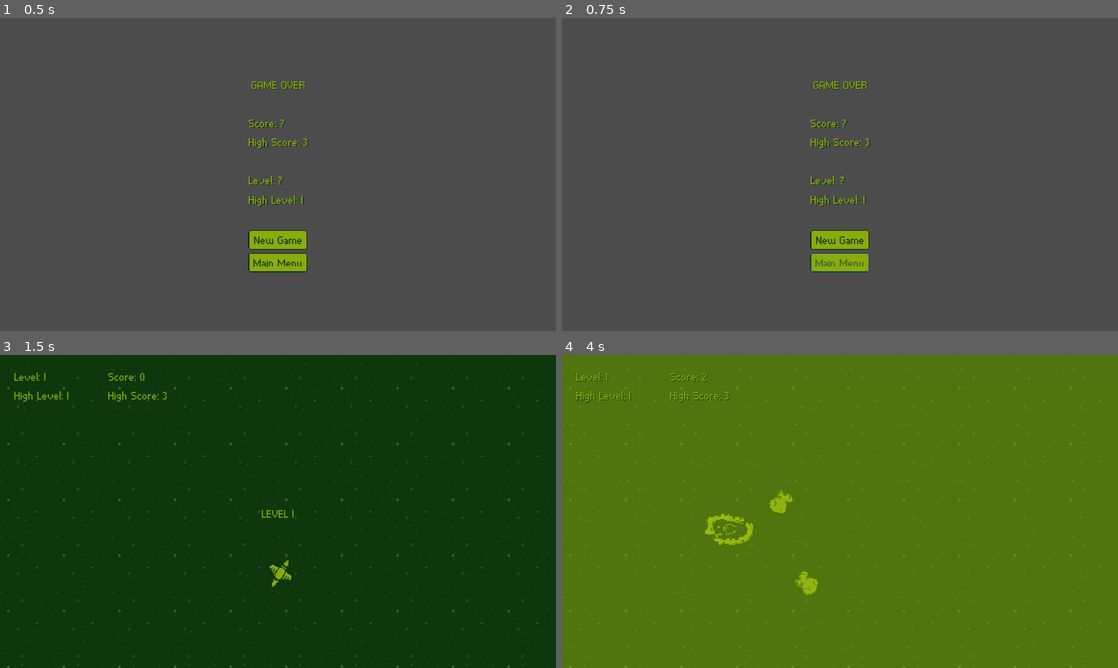
Above: before the commit, frames 1-4 (two rows, left to right).
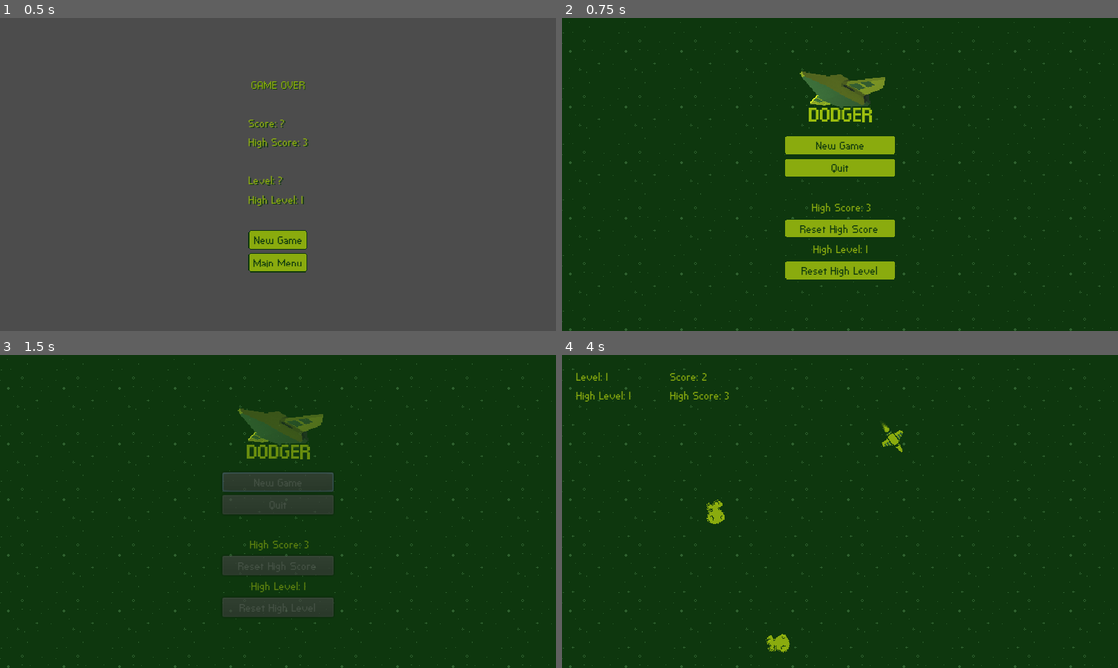
Above: after the commit, the same moments.

Repository: felipe-canever-fernandes/dodger
Game: Godot game, scene res://hud/GameOverScreen.tscn
Same seed, same stepped clock (60 frames per second), same inputs: the game is played once before the commit and once after it. This scene is started directly instead of the project's main scene.
Inputs (mouse positions are in pixels of both pictures, inside the frame that each line leads up to):
- Up to frame 1 (0.5 s): no input
- Up to frame 2 (0.75 s): click "Main Menu" at 0.5 s
- Up to frame 3 (1.5 s): click "New Game" at 1.25 s
- Up to frame 4 (4 s): move the mouse to (962, 495) at 2.02 s; move the mouse to (728, 527) at 2.77 s; move the mouse to (895, 442) at 3.52 s

Frame 1 is identical in both runs. In frame 2, 99% of the frame differs, in the area x 0-100%, y 0-100%; in frame 3, 6.7%; in frame 4, 100%.

Commit message:
Implement game over screen's main menu button

Diff:
--- a/hud/GameOverScreen.tscn
+++ b/hud/GameOverScreen.tscn
@@ -86,3 +86,4 @@
 margin_bottom = 224.0
 text = "Main Menu"
 [connection signal="pressed" from="VBoxContainer/NewGameButton" to="." method="_on_NewGameButton_pressed"]
+[connection signal="pressed" from="VBoxContainer/MainMenuButton" to="." method="_on_MainMenuButton_pressed"]
--- a/scripts/GameOverScreen.gd
+++ b/scripts/GameOverScreen.gd
@@ -3,6 +3,7 @@
 
 const _NEW_GAME_MENU_SCENE := preload("res://menus/NewGameMenu.tscn")
 const _LEVEL_SCENE := preload("res://levels/Main.tscn")
+const _MAIN_MENU_SCENE := preload("res://menus/MainMenu.tscn")
 
 onready var _high_score_label: Label = $VBoxContainer/HighScoreLabel
 onready var _high_level_label: Label = $VBoxContainer/HighLevelLabel
@@ -14,6 +15,9 @@
 func _on_NewGameButton_pressed() -> void:
 	_new_game()
 
+func _on_MainMenuButton_pressed() -> void:
+	_main_menu()
+
 func _new_game() -> void:
 	var scene := _LEVEL_SCENE \
 			if Global.high_level == 1 \
@@ -21,3 +25,7 @@
 
 	# warning-ignore:return_value_discarded
 	get_tree().change_scene_to(scene)
+
+func _main_menu() -> void:
+	# warning-ignore:return_value_discarded
+	get_tree().change_scene_to(_MAIN_MENU_SCENE)
